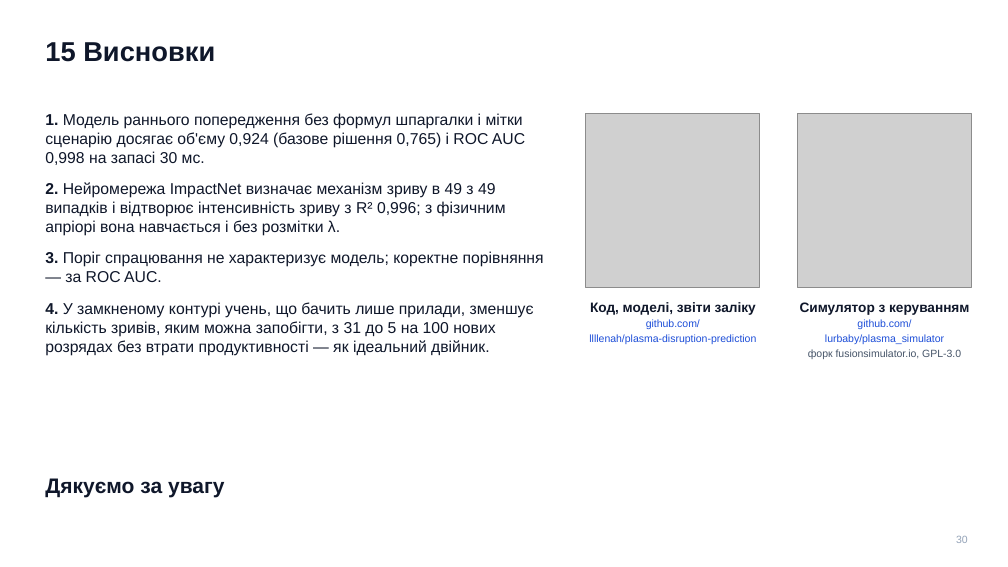
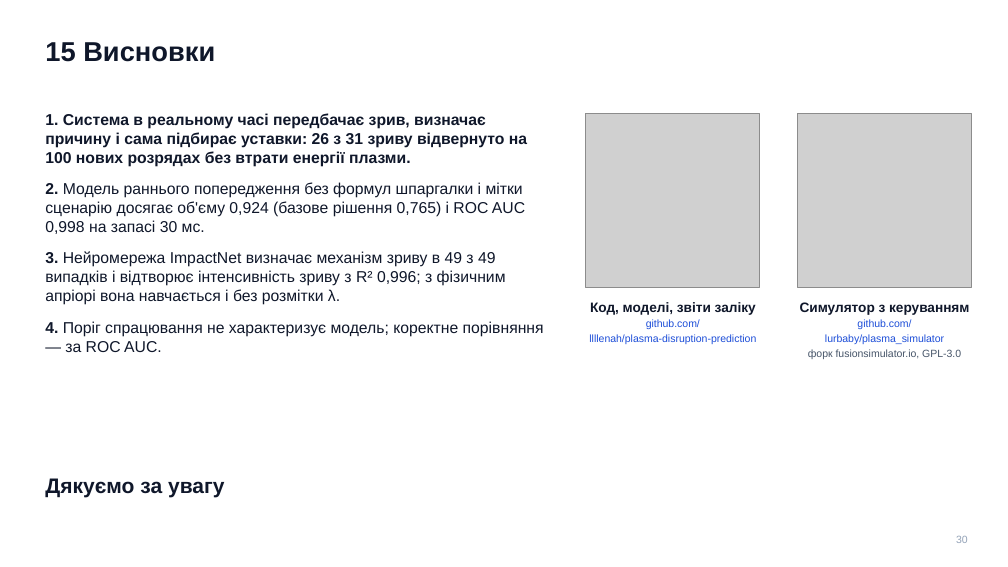
Before and after one commit to llllenah/plasma-disruption-prediction, a slide deck: slide 30 of docs/presentation.pptx. Drawn at 1008x567 pixels with LibreOffice and Linux fonts; fonts in the diff are those of the drawing; grey boxes stand for pictures. Boxes give left, top, right and bottom in pixels: in the first picture for what was removed or moved away, otherwise in the second. Text is boxed around its words. In the diff, an @@ line names an element or a change of style, - is before the commit and + after.

```diff
--- a/docs/presentation.pptx
+++ b/docs/presentation.pptx
@@ text at (45,113,544,352): text changed @@
-1. Модель раннього попередження без формул шпаргалки і мітки сценарію досягає об'єму 0,924 (базове рішення 0,765) і ROC AUC 0,998 на запасі 30 мс.
-2. Нейромережа ImpactNet визначає механізм зриву в 49 з 49 випадків і відтворює інтенсивність зриву з R² 0,996; з фізичним апріорі вона навчається і без розмітки λ.
-3. Поріг спрацювання не характеризує модель; коректне порівняння — за ROC AUC.
-4. У замкненому контурі учень, що бачить лише прилади, зменшує кількість зривів, яким можна запобігти, з 31 до 5 на 100 нових розрядах без втрати продуктивності — як ідеальний двійник.
+1. Система в реальному часі передбачає зрив, визначає причину і сама підбирає уставки: 26 з 31 зриву відвернуто на 100 нових розрядах без втрати енергії плазми.
+2. Модель раннього попередження без формул шпаргалки і мітки сценарію досягає об'єму 0,924 (базове рішення 0,765) і ROC AUC 0,998 на запасі 30 мс.
+3. Нейромережа ImpactNet визначає механізм зриву в 49 з 49 випадків і відтворює інтенсивність зриву з R² 0,996; з фізичним апріорі вона навчається і без розмітки λ.
+4. Поріг спрацювання не характеризує модель; коректне порівняння — за ROC AUC.
```
Also in this commit, not shown: 2 other slides changed, 1 other file.
